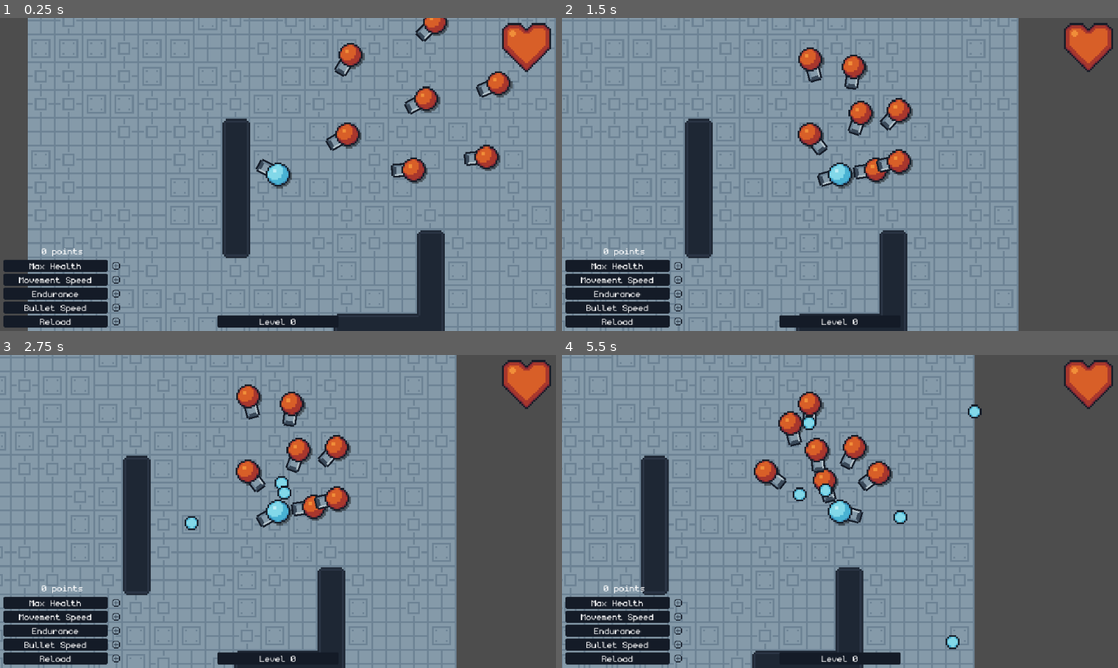
Above: before the commit, frames 1-4 (two rows, left to right).
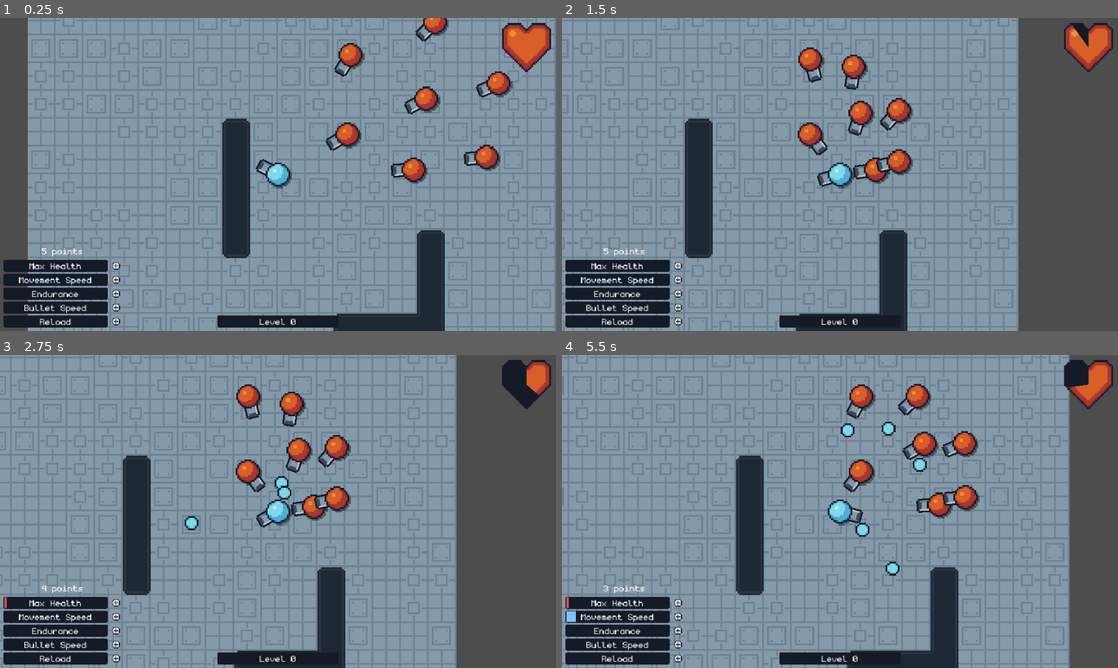
Above: after the commit, the same moments.

Repository: WirelessNine/Geometry-Shooter
Game: Godot game, scene res://scenes/main/world.tscn
The game is run twice, just before and just after one commit, with the same random seed, the same clock (stepped at 60 frames per second) and the same inputs.
Inputs (mouse positions are in pixels of both pictures, inside the frame that each line leads up to):
- Up to frame 1 (0.25 s): no input
- Up to frame 2 (1.5 s): tap Enter (ui_accept) at 0.5, 0.77 s; move the mouse to (962, 158) at 0.52 s; press the mouse at (962, 158) at 0.53 s; hold D (right) 0.53-1.25 s; release the mouse at (962, 158) at 1.25 s; drag from (728, 190) to (812, 237) at 1.27 s
- Up to frame 3 (2.75 s): click (116, 602) at 2.02 s
- Up to frame 4 (5.5 s): click (678, 617) at 2.77 s; move the mouse to (895, 442) at 3.52 s; hold D (right) 3.53-4.25 s; tap Alt at 3.6 s; drag from (812, 574) to (812, 483) at 4.27 s; move the mouse to (1006, 558) at 5.02 s; press the mouse at (1006, 558) at 5.03 s; hold A (left) from 5.03 s (still down); tap Enter (ui_accept) at 5.27 s

The runs differ from the first frame. In frame 1, 0.1% of the frame differs, in the area x 7-22%, y 73-98%; in frame 2, 0.2%; in frame 3, 0.7%; in frame 4, 42%, in the area x 0-95%, y 0-100%.

Commit message:
Add player health and death

Diff:
--- a/scenes/characters/player.tscn
+++ b/scenes/characters/player.tscn
@@ -40,4 +40,10 @@
 unique_name_in_owner = true
 one_shot = true
 
+[node name="RegenerationTimer" type="Timer" parent="." unique_id=1654279934]
+process_callback = 0
+wait_time = 5.0
+autostart = true
+
 [connection signal="timeout" from="BulletTimer" to="." method="_on_bullet_timer_timeout"]
+[connection signal="timeout" from="RegenerationTimer" to="." method="_on_regeneration_timer_timeout"]
--- a/scenes/ui/hud.gd
+++ b/scenes/ui/hud.gd
@@ -59,6 +59,9 @@
 	bullet_speed_bar.value = Globals.get_upgrade_level(Globals.Upgrade.BULLET_SPEED)
 	reload_bar.value = Globals.get_upgrade_level(Globals.Upgrade.RELOAD)
 
+	if Globals.player:
+		refresh_health_bar(Globals.player.health)
+
 
 func refresh_level() -> void:
 	level_label.text = "Level %d" % Globals.level
--- a/scripts/autoload/globals.gd
+++ b/scripts/autoload/globals.gd
@@ -45,7 +45,7 @@
 	Upgrade.RELOAD: 0,
 }
 
-var points: int = 0
+var points: int = 5
 var level: int = 0
 var level_progress: int = 0
 
--- a/scripts/characters/player_2d.gd
+++ b/scripts/characters/player_2d.gd
@@ -25,6 +25,22 @@
 func _physics_process(delta: float) -> void:
 	_handle_movement(delta)
 	_handle_turret(delta)
+
+
+func add_health(amount: int) -> void:
+	print(get_max_health())
+	health = mini(health + amount, get_max_health())
+
+	Globals.player_health_changed.emit(health)
+
+
+func take_damage(amount: int) -> void:
+	health -= amount
+
+	if health <= 0:
+		get_tree().reload_current_scene.call_deferred()
+
+	Globals.player_health_changed.emit(health)
 
 
 func get_max_health() -> int:
@@ -57,3 +73,7 @@
 
 func _on_bullet_timer_timeout() -> void:
 	shoot_db = false
+
+
+func _on_regeneration_timer_timeout() -> void:
+	add_health(roundi(get_max_health() * 0.05))
--- a/scripts/weapons/bullet_2d.gd
+++ b/scripts/weapons/bullet_2d.gd
@@ -71,6 +71,8 @@
 
 func _on_body_entered(body: Node2D) -> void:
 	if body is Player2D:
+		body.take_damage(damage)
+
 		pierces += 1
 
 		if pierces >= max_pierces:
Not shown, changed: kanban_tasks_data.kanban
